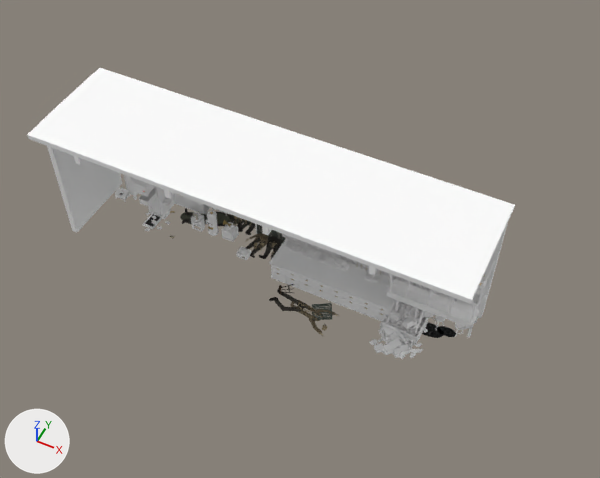
One commit to the glTF model unity/DeadLetter/Assets/Art/DL-02/DL-02.gltf: the scene before it, then after it.
Rendered twice from a camera (50 mm lens) standing at (26.82, -14.81, 20.31) and looking at (18.67, 1.47, -0.04). Every picture has the same lights, and +X, +Y and +Z are marked at lower left. The first picture is the older version. Where no turn or scale is listed for an object, it has been applied to the vertices.

In view in the first picture: 'Collapse', 'CollapseHeap', 'FrankingPress', 'SortGantry', 'SortHallCeiling', 'SortHallWalls', 'SortTable', 'TableauDL02Remains' and 23 more.
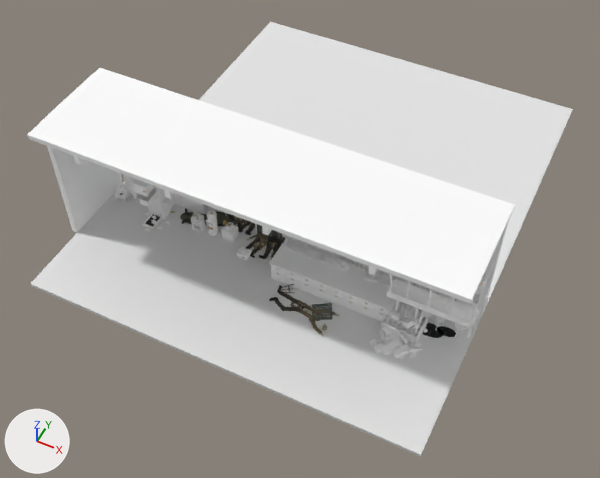
Patch to the scene script:
```diff
--- a/unity/DeadLetter/Assets/Art/DL-02/DL-02.gltf.py
+++ b/unity/DeadLetter/Assets/Art/DL-02/DL-02.gltf.py
@@ me_floor_dl_02 @@
+me_floor_dl_02.from_pydata([(25.0, 12.0, 0.0), (25.0, -4.0, -0.1), (25.0, 12.0, -0.1), (25.0, -4.0, 0.0), (12.0, 12.0, -0.1), (12.0, 12.0, 0.0), (12.0, -4.0, -0.1), (12.0, -4.0, 0.0)], [], [(4, 2, 1), (4, 1, 6), (4, 5, 0), (4, 0, 2), (1, 3, 7), (1, 7, 6), (0, 5, 7), (0, 7, 3)])
@@ ob_floor @@
+ob_floor = bpy.data.objects.new('Floor', me_floor_dl_02)
+ob_floor.location = (0.0, 0.0, 0.0)
```

Boxes [x1, y1, x2, y2] around the edits, measured in the pictures (600 x 478 px):
'Floor', added
    after: [31, 22, 573, 456]
